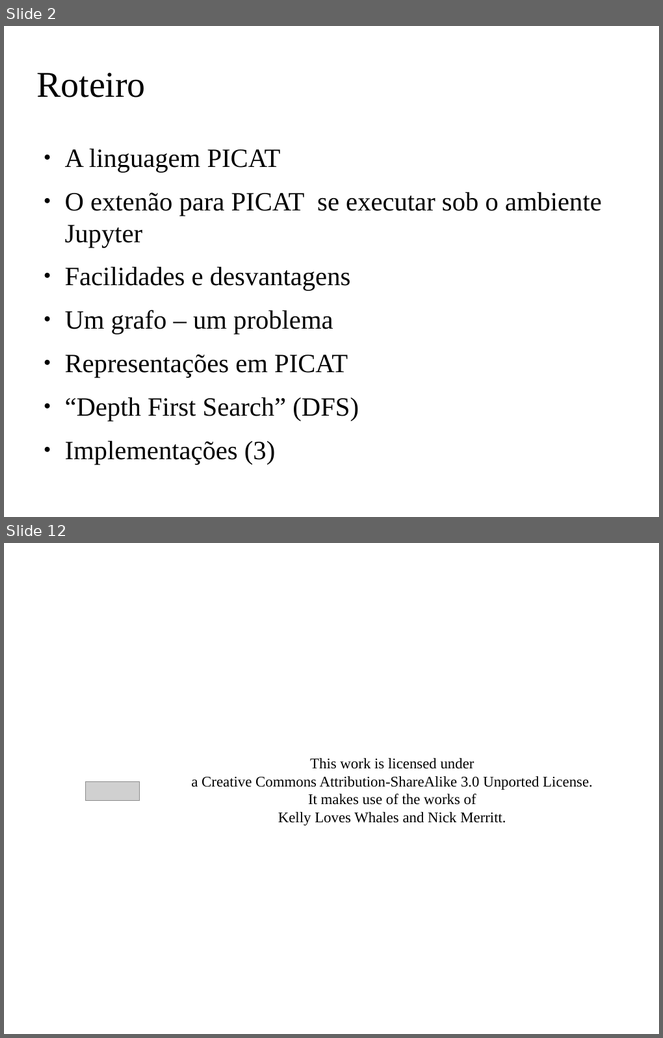
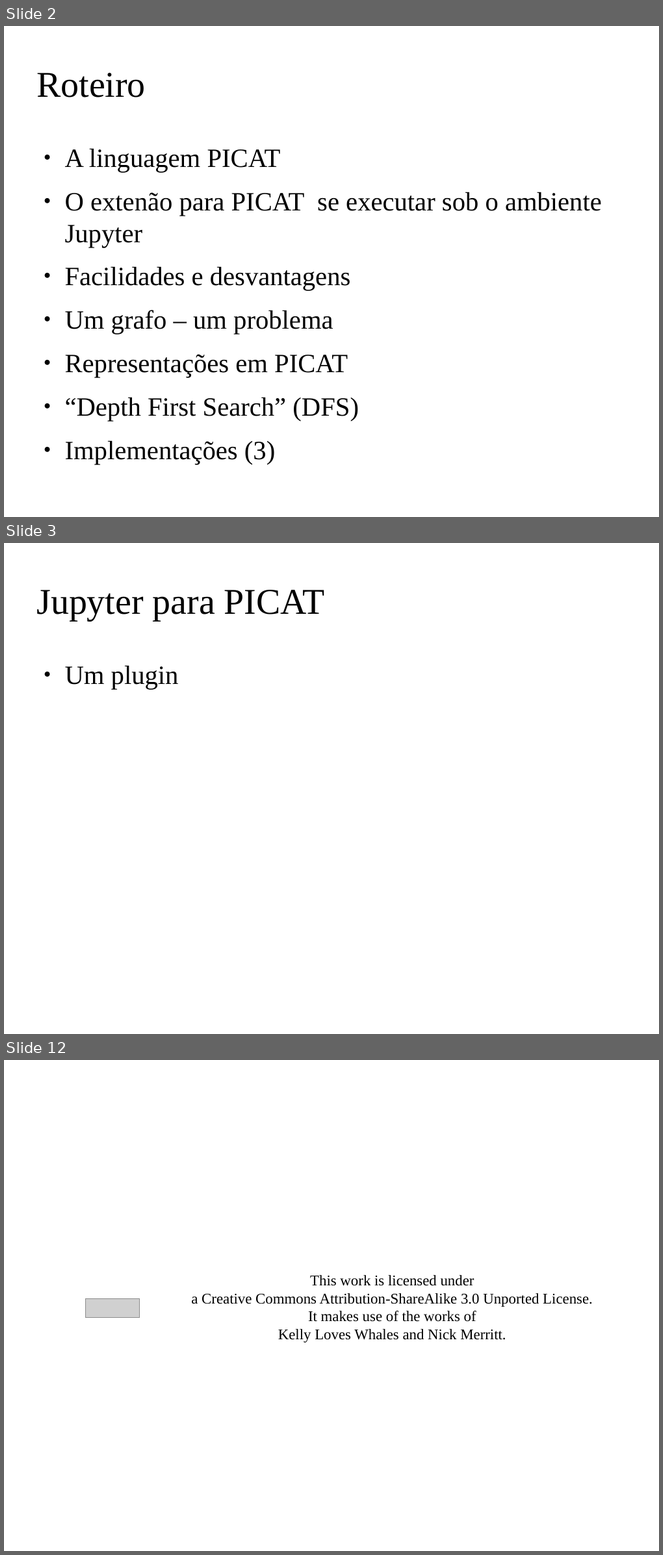
Before and after one commit to claudiosa/CCS, a slide deck: picat/YOUTUBE_dfs_jupyter_picat/slides_picat_jupyter_dfs.odp. Shown one above the other, each under a label of ours: slides 2 and 12 before the commit, slides 2, 3 and 12 after it; the slides between them are not shown. The pictures are 663x1038 and 663x1555 pixels, drawn with LibreOffice and Linux fonts; fonts in the diff are those of the drawing; grey boxes stand for pictures; background and template pictures are left out. Boxes give left, top, right and bottom in pixels: in the first picture for what was removed or moved away, otherwise in the second. Text is boxed around its words. In the diff, an @@ line names an element or a change of style, - is before the commit and + after.

Commit message:
picat andando

```diff
--- a/picat/YOUTUBE_dfs_jupyter_picat/slides_picat_jupyter_dfs.odp
+++ b/picat/YOUTUBE_dfs_jupyter_picat/slides_picat_jupyter_dfs.odp
@@ slide 3 added at [4, 543, 659, 1034], background picture (left out) @@
@@ title added at [36, 590, 325, 621], 44 pt, text #000000 @@
+Jupyter para PICAT
@@ text added at [65, 665, 179, 689], 32 pt, text #000000 @@
+● Um plugin
```
Also in this commit, not shown: 1 slide removed, 3 other files.
